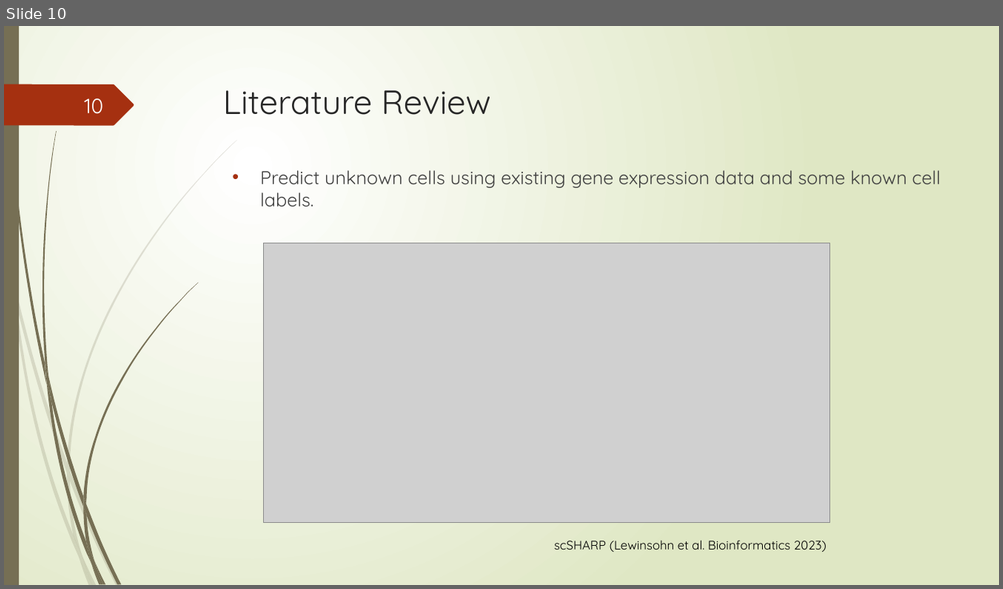
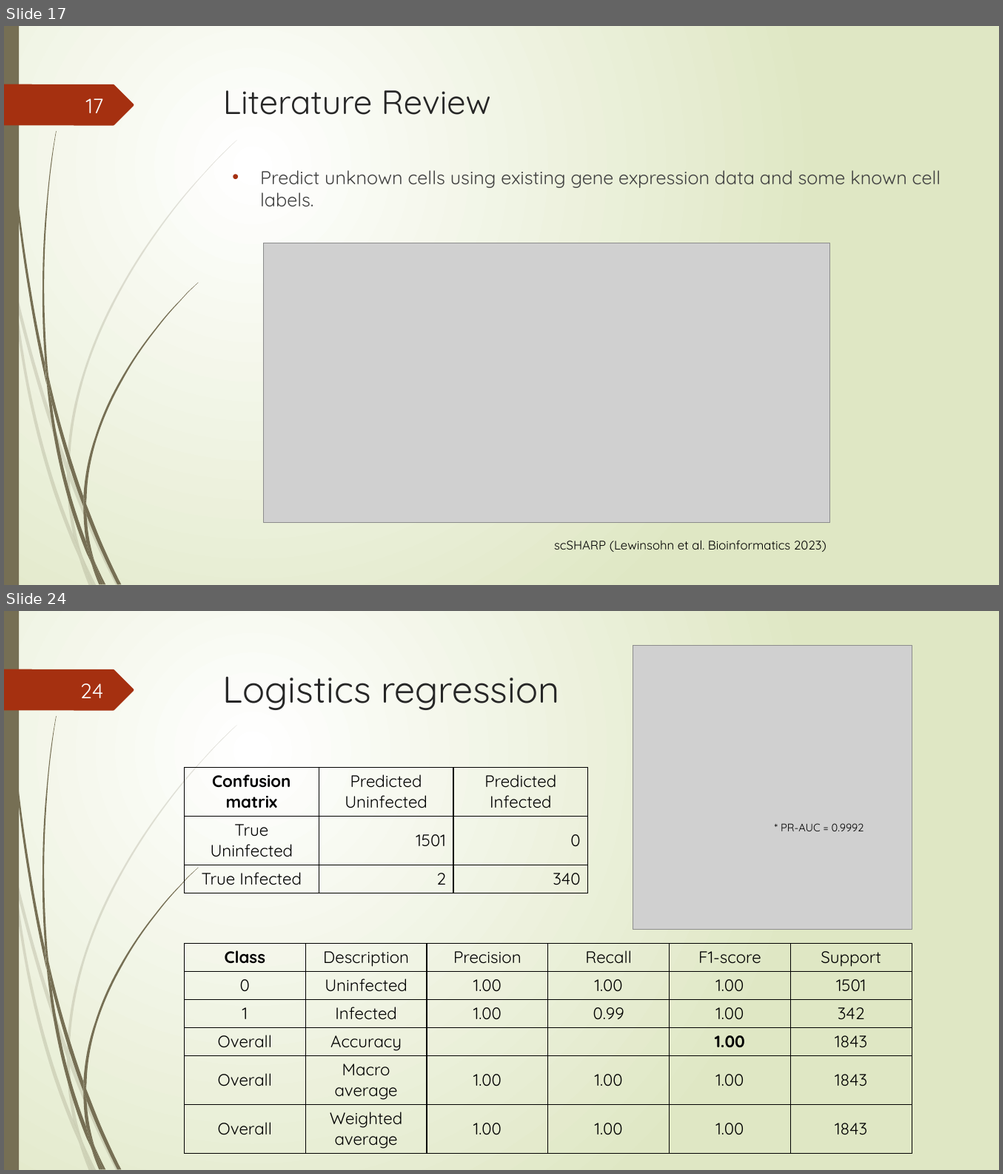
Before and after one commit to Lai-jun-yan/Academia-Sinica-internship-project, a slide deck: 暑期實習進度報告/presentation_final.pptx. Shown one above the other, each under a label of ours: slide 10 before the commit, slides 17 and 24 after it; the slides between them are not shown. The pictures are 1003x589 and 1003x1174 pixels, drawn with LibreOffice and Linux fonts; fonts in the diff are those of the drawing; grey boxes stand for pictures. Boxes give left, top, right and bottom in pixels: in the first picture for what was removed or moved away, otherwise in the second. Text is boxed around its words. In the diff, an @@ line names an element or a change of style, - is before the commit and + after.

```diff
--- a/暑期實習進度報告/presentation_final.pptx
+++ b/暑期實習進度報告/presentation_final.pptx
@@ slide 24 added at box(4, 611, 999, 1170), background gradient #FFFFFF to #DFE8C4; not listed: 24 template elements that a slide beside it also shows @@
@@ picture added at box(633, 645, 912, 930) @@
@@ title added at box(223, 676, 560, 710), 36 pt, text #262626 @@
+Logistics regression
@@ page number added at box(80, 684, 103, 698), 20 pt, text #FEFFFF @@
+24
@@ table added at box(185, 768, 587, 889), 3 rows, 3 columns @@
+Confusion matrix | Predicted Uninfected | Predicted Infected
+True Uninfected | 1501 | 0
+True Infected | 2 | 340
@@ text added at box(780, 823, 864, 832), 10.5 pt, text #000000 @@
+* PR-AUC = 0.9992
@@ table added at box(185, 944, 910, 1152), 6 rows, 6 columns @@
+Class | Description | Precision | Recall | F1-score | Support
+0 | Uninfected | 1.00 | 1.00 | 1.00 | 1501
+1 | Infected | 1.00 | 0.99 | 1.00 | 342
+Overall | Accuracy |  |  | 1.00 | 1843
+Overall | Macro average | 1.00 | 1.00 | 1.00 | 1843
+Overall | Weighted average | 1.00 | 1.00 | 1.00 | 1843
@@ what was slide 10 is now slide 17 @@
@@ page number at box(86, 99, 104, 113): text changed @@
-10
+17
```
Also in this commit, not shown: 5 slides changed, 18 other slides added, 3 slides removed.
